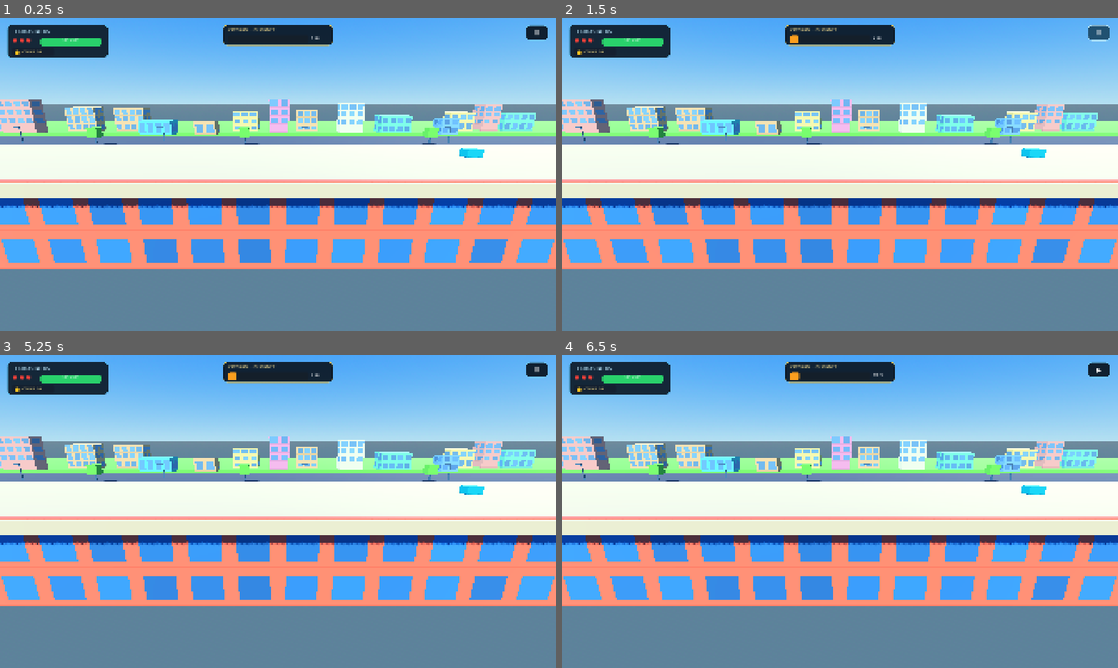
Above: before the commit, frames 1-4 (two rows, left to right).
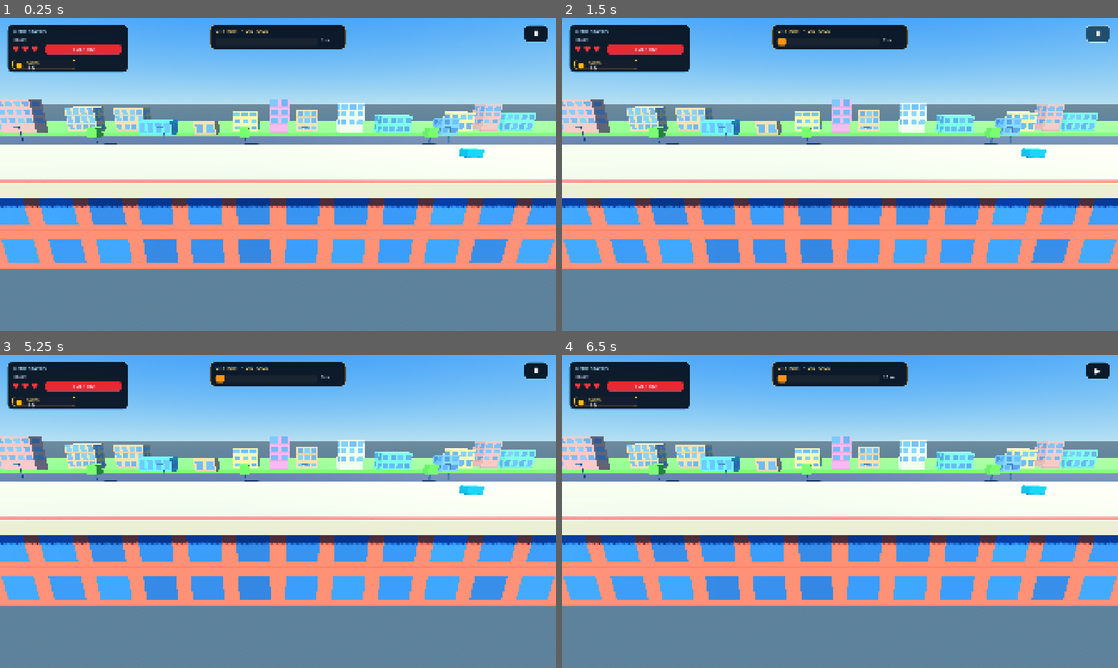
Above: after the commit, the same moments.

Repository: nnamdinwali/shadow-killer
Game: Godot game, scene res://node_3d.tscn
Same seed, same stepped clock (60 frames per second), same inputs: the game is played once before the commit and once after it.
Inputs (mouse positions are in pixels of both pictures, inside the frame that each line leads up to):
- Up to frame 1 (0.25 s): no input
- Up to frame 2 (1.5 s): click "Ⅱ" at 0.5 s; click "▶" at 1.25 s
- Up to frame 3 (5.25 s): click "Ⅱ" at 2 s; click "▶" at 2.75 s; click "Ⅱ" at 3.5 s; click "▶" at 4.25 s; tap Enter at 5, 5.1 s; move the mouse to (400, 495) at 5.02 s; click (400, 495) at 5.17 s
- Up to frame 4 (6.5 s): tap Space at 5.75 s; drag from (728, 527) to (812, 574) at 5.77 s

The runs differ from the first frame. In frame 1, 3.1% of the frame differs, in the area x 1-99%, y 2-18%; in frame 2, 3.1%; in frame 3, 3.1%; in frame 4, 3.1%.

Commit message:
Redesign native health and coin HUD

Diff:
--- a/hud.gd
+++ b/hud.gd
@@ -1,7 +1,7 @@
 extends CanvasLayer
 
-## Native Godot HUD for the environment/gameplay prototype.
-## All controls are created at runtime, so the HUD is resolution-independent.
+## Native Godot HUD for the rooftop runner.
+## The interface is built from Godot Controls at runtime; no generated images are used.
 
 @export var max_health: float = 100.0
 @export var starting_coins: int = 16
@@ -62,81 +62,99 @@
 	root.mouse_filter = Control.MOUSE_FILTER_PASS
 	add_child(root)
 
+	# Top-left hero status, matching the reference layout.
 	var status_panel := Panel.new()
 	status_panel.position = Vector2(24, 22)
-	status_panel.size = Vector2(350, 118)
-	status_panel.add_theme_stylebox_override("panel", _panel_style(Color(0.035, 0.075, 0.12, 0.88), 16, Color(0.3, 0.75, 0.95, 0.45), 2))
+	status_panel.size = Vector2(420, 166)
+	status_panel.add_theme_stylebox_override("panel", _panel_style(Color(0.025, 0.06, 0.11, 0.93), 18, Color(0.35, 0.78, 1.0, 0.7), 2))
 	root.add_child(status_panel)
 
-	var hero_label := _label("  HERO STATUS", 18, Color(0.75, 0.92, 1.0))
-	hero_label.position = Vector2(18, 10)
+	var hero_label := _label("HERO STATUS", 17, Color(0.68, 0.9, 1.0))
+	hero_label.position = Vector2(22, 12)
 	status_panel.add_child(hero_label)
 
-	var hearts := _label("♥ ♥ ♥", 20, Color(1.0, 0.25, 0.22))
-	hearts.position = Vector2(18, 42)
+	var health_caption := _label("HEALTH", 14, Color(0.65, 0.74, 0.82))
+	health_caption.position = Vector2(22, 43)
+	status_panel.add_child(health_caption)
+
+	var hearts := _label("♥ ♥ ♥", 28, Color(1.0, 0.22, 0.25))
+	hearts.position = Vector2(18, 66)
 	status_panel.add_child(hearts)
 
 	health_bar = ProgressBar.new()
-	health_bar.position = Vector2(116, 47)
-	health_bar.size = Vector2(210, 22)
+	health_bar.position = Vector2(132, 70)
+	health_bar.size = Vector2(264, 32)
 	health_bar.show_percentage = false
-	health_bar.add_theme_stylebox_override("background", _panel_style(Color(0.08, 0.12, 0.16, 0.9), 8))
-	health_bar.add_theme_stylebox_override("fill", _panel_style(Color(0.16, 0.82, 0.42, 1.0), 8))
+	health_bar.add_theme_stylebox_override("background", _panel_style(Color(0.12, 0.16, 0.21, 1.0), 10, Color(0.38, 0.48, 0.58, 0.7), 1))
+	health_bar.add_theme_stylebox_override("fill", _panel_style(Color(0.9, 0.16, 0.2, 1.0), 10))
 	status_panel.add_child(health_bar)
 
-	health_value = _label("100 / 100", 13, Color.WHITE)
-	health_value.position = Vector2(190, 46)
+	health_value = _label("100 / 100", 17, Color.WHITE)
+	health_value.horizontal_alignment = HORIZONTAL_ALIGNMENT_CENTER
+	health_value.position = Vector2(132, 73)
+	health_value.size = Vector2(264, 26)
 	status_panel.add_child(health_value)
 
+	# Large readable coin counter with a native Godot-drawn coin badge.
 	var coin_badge := Panel.new()
-	coin_badge.position = Vector2(18, 80)
-	coin_badge.size = Vector2(145, 28)
-	coin_badge.add_theme_stylebox_override("panel", _panel_style(Color(0.08, 0.12, 0.18, 0.8), 8))
+	coin_badge.position = Vector2(18, 120)
+	coin_badge.size = Vector2(218, 36)
+	coin_badge.add_theme_stylebox_override("panel", _panel_style(Color(0.08, 0.12, 0.18, 0.95), 10, Color(1.0, 0.74, 0.18, 0.75), 2))
 	status_panel.add_child(coin_badge)
-	var coin_icon := _label("●", 20, Color(1.0, 0.78, 0.12))
-	coin_icon.position = Vector2(8, 1)
+
+	var coin_icon := _label("●", 27, Color(1.0, 0.72, 0.08))
+	coin_icon.add_theme_color_override("font_shadow_color", Color(0.35, 0.18, 0.02, 0.9))
+	coin_icon.add_theme_constant_override("shadow_offset_x", 2)
+	coin_icon.add_theme_constant_override("shadow_offset_y", 2)
+	coin_icon.position = Vector2(12, 0)
+	coin_icon.size = Vector2(34, 34)
 	coin_badge.add_child(coin_icon)
-	coin_value = _label("COINS  16", 14, Color(1.0, 0.9, 0.55))
-	coin_value.position = Vector2(35, 5)
+
+	var coin_caption := _label("COINS", 13, Color(1.0, 0.86, 0.42))
+	coin_caption.position = Vector2(52, 3)
+	coin_badge.add_child(coin_caption)
+	coin_value = _label("16", 23, Color.WHITE)
+	coin_value.position = Vector2(52, 13)
 	coin_badge.add_child(coin_value)
 
+	# Top-center distance meter.
 	var distance_panel := Panel.new()
 	distance_panel.anchor_left = 0.5
 	distance_panel.anchor_right = 0.5
-	distance_panel.offset_left = -190
-	distance_panel.offset_right = 190
+	distance_panel.offset_left = -235
+	distance_panel.offset_right = 235
 	distance_panel.position.y = 22
-	distance_panel.size.y = 74
-	distance_panel.add_theme_stylebox_override("panel", _panel_style(Color(0.035, 0.075, 0.12, 0.9), 16, Color(0.95, 0.76, 0.24, 0.5), 2))
+	distance_panel.size.y = 88
+	distance_panel.add_theme_stylebox_override("panel", _panel_style(Color(0.025, 0.06, 0.11, 0.93), 18, Color(1.0, 0.74, 0.2, 0.65), 2))
 	root.add_child(distance_panel)
 
-	var distance_title := _label("CITY RUN  •  DISTANCE", 15, Color(1.0, 0.9, 0.58))
-	distance_title.position = Vector2(18, 8)
+	var distance_title := _label("CITY RUN   •   DISTANCE", 16, Color(1.0, 0.87, 0.5))
+	distance_title.position = Vector2(20, 10)
 	distance_panel.add_child(distance_title)
 
 	distance_bar = ProgressBar.new()
-	distance_bar.position = Vector2(18, 38)
-	distance_bar.size = Vector2(278, 18)
+	distance_bar.position = Vector2(20, 46)
+	distance_bar.size = Vector2(352, 20)
 	distance_bar.show_percentage = false
-	distance_bar.add_theme_stylebox_override("background", _panel_style(Color(0.08, 0.12, 0.16, 0.9), 7))
-	distance_bar.add_theme_stylebox_override("fill", _panel_style(Color(0.98, 0.62, 0.12, 1.0), 7))
+	distance_bar.add_theme_stylebox_override("background", _panel_style(Color(0.1, 0.14, 0.19, 1.0), 8))
+	distance_bar.add_theme_stylebox_override("fill", _panel_style(Color(0.98, 0.58, 0.08, 1.0), 8))
 	distance_panel.add_child(distance_bar)
 
-	distance_value = _label("0 m", 14, Color.WHITE)
-	distance_value.position = Vector2(305, 36)
+	distance_value = _label("0 m", 16, Color.WHITE)
+	distance_value.position = Vector2(385, 42)
 	distance_panel.add_child(distance_value)
 
 	pause_button = Button.new()
 	pause_button.text = "Ⅱ"
 	pause_button.tooltip_text = "Pause game"
-	pause_button.position = Vector2(-104, 24)
+	pause_button.position = Vector2(-110, 24)
 	pause_button.anchor_left = 1.0
 	pause_button.anchor_right = 1.0
-	pause_button.size = Vector2(76, 54)
-	pause_button.add_theme_font_size_override("font_size", 24)
+	pause_button.size = Vector2(82, 60)
+	pause_button.add_theme_font_size_override("font_size", 27)
 	pause_button.add_theme_color_override("font_color", Color.WHITE)
-	pause_button.add_theme_stylebox_override("normal", _panel_style(Color(0.035, 0.075, 0.12, 0.92), 13, Color(0.45, 0.82, 1.0, 0.65), 2))
-	pause_button.add_theme_stylebox_override("hover", _panel_style(Color(0.12, 0.3, 0.42, 0.96), 13, Color(0.8, 0.95, 1.0, 0.9), 2))
+	pause_button.add_theme_stylebox_override("normal", _panel_style(Color(0.025, 0.06, 0.11, 0.94), 15, Color(0.45, 0.84, 1.0, 0.8), 2))
+	pause_button.add_theme_stylebox_override("hover", _panel_style(Color(0.12, 0.3, 0.42, 0.98), 15, Color(0.85, 0.96, 1.0, 0.95), 2))
 	pause_button.pressed.connect(_toggle_pause)
 	root.add_child(pause_button)
 
@@ -145,7 +163,7 @@
 		health_bar.max_value = max_health
 		health_bar.value = health
 		health_value.text = "%d / %d" % [roundi(health), roundi(max_health)]
-		coin_value.text = "COINS  %02d" % coins
+		coin_value.text = "%d" % coins
 		distance_bar.max_value = distance_goal
 		distance_bar.value = distance_m
 		distance_value.text = "%d m" % roundi(distance_m)
